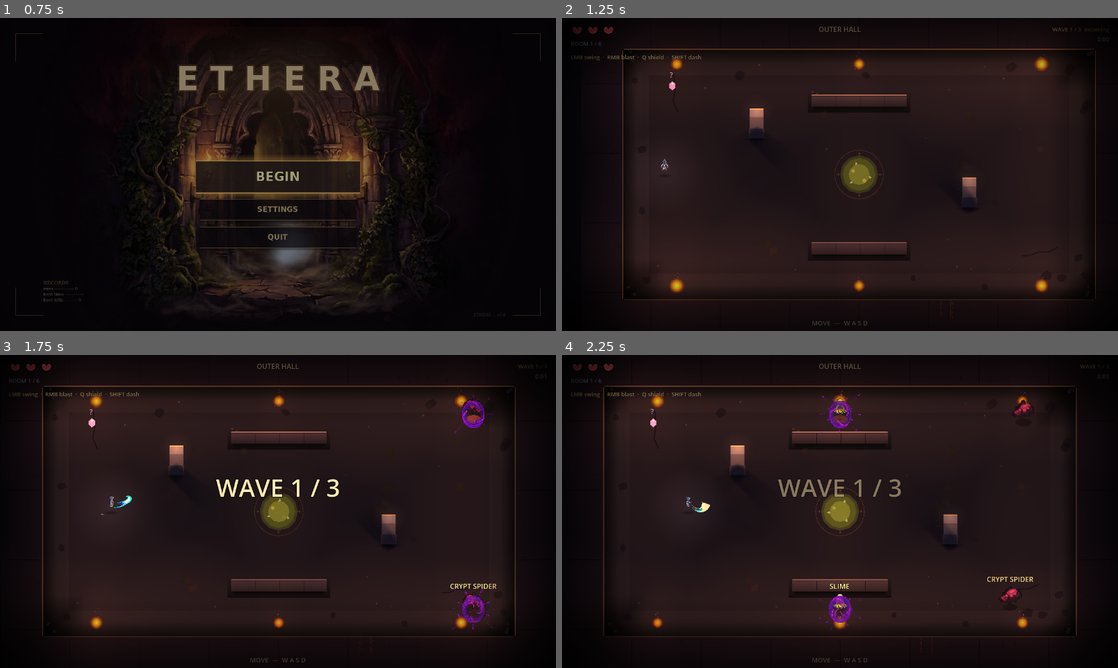
Above: before the commit, frames 1-4 (two rows, left to right).
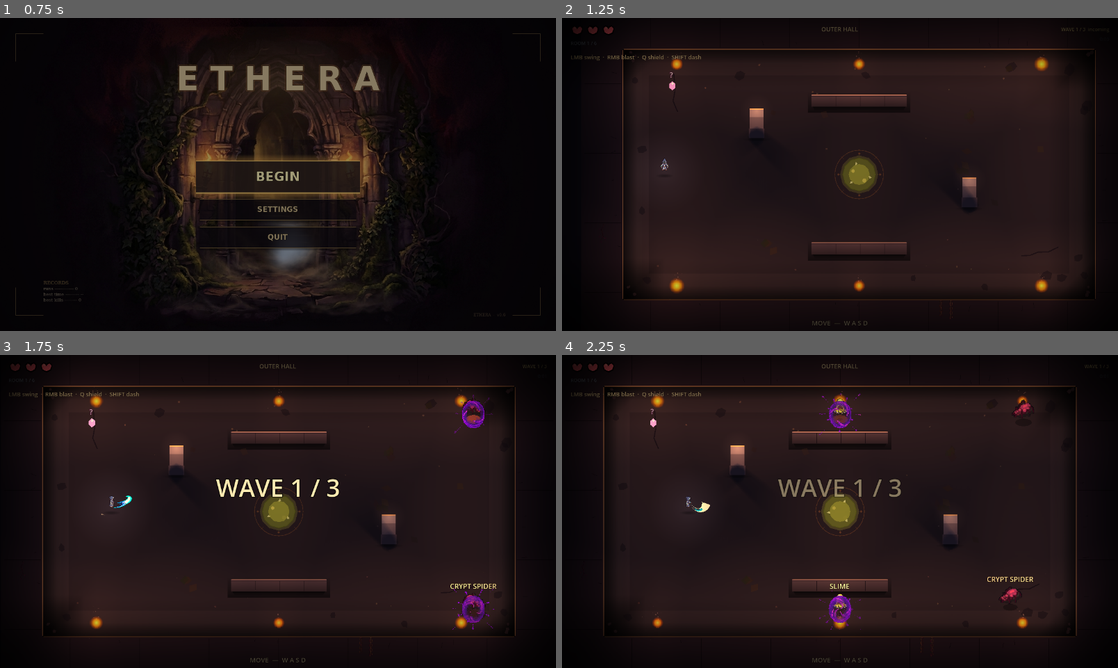
Above: after the commit, the same moments.

Repository: alitaghva1/ethera
Game: Godot game, scene res://scenes/main_menu.tscn
The game is run twice, just before and just after one commit, with the same random seed, the same clock (stepped at 60 frames per second) and the same inputs.
Inputs (mouse positions are in pixels of both pictures, inside the frame that each line leads up to):
- Up to frame 1 (0.75 s): click "BEGIN" at 0.5 s
- Up to frame 2 (1.25 s): no input
- Up to frame 3 (1.75 s): tap Enter at 1.25 s; move the mouse to (400, 495) at 1.27 s; press the mouse at (400, 495) at 1.28 s; hold D (move_right) from 1.28 s (still down)
- Up to frame 4 (2.25 s): release D (move_right) at 2 s; release the mouse at (962, 495) at 2 s; drag from (728, 527) to (617, 423) at 2.02 s

Frame 1 is identical in both runs. In frame 2, less than 0.1% of the frame differs, in the area x 2-98%, y 2-9%; in frame 3, less than 0.1%; in frame 4, less than 0.1%.

Commit message:
feat(godot iter-184 batch 3): HUD restraint — quiet the corners
Cycle 3 Batch 3. Directive priority 7: "HUD/UI restraint so gameplay
remains the focus." Four HUD labels dimmed/shrunk so they recede into
the dungeon palette instead of stamping over it.

Diagnosis: post-iter-183 the dungeon palette is cool dark stone with
warm light pools. The HUD was tuned against the OLD muddy-purple
ambient — bright cream / blue-grey labels at high alphas read as "UI
stamped over screenshot" not "gameplay info."

Changes:

1) RunTimerLabel (top-right persistent "0:01"). Was the loudest
   always-on HUD element. Hades / Dead Cells / HLD don't show run time
   during combat — it's a speedrun stat.
     font  14   → 11      (smaller stamp)
     color (0.78, 0.84, 0.92, 0.78) → (0.55, 0.55, 0.62, 0.34)
                          cool blue → stone grey, dissolves into palette
     outline 2 → 1        (less "UI stamp")
   Result: still readable if you LOOK, ignored if you don't.

2) WaveLabel (top-right transient "WAVE 1/3"). Auto-fades anyway, so
   only the font size dropped 13 → 11 for parity with timer.

3) RoomProgressLabel (top-left "ROOM 1 / 6"). Same restraint logic as
   timer.
     font 13 → 11
     alpha 0.72 → 0.50
     color (0.70, 0.78, 0.88) → (0.62, 0.66, 0.72) cool-grey
     outline 2 → 1

4) RoomLabel (center "OUTER HALL" banner — entry pulse).
     font 16 → 14
     alpha 0.75 → 0.66
   The entry-pulse tween still pops it on every room load; the rest-
   state is already faded to 0 by _animate_room_entry (so reducing
   color alpha just affects the show window, slightly).

Net effect: gameplay-area pixels gain a few percent of vertical reading
space at the top, and the eye is no longer pulled to the timer + room-
counter every time it scans the screen. The HUD becomes a glance-info
strip rather than a UI control panel.

What still might want a follow-up (Cycle 4 candidates):
  • Heart pip styling (could use a redraw to match the new dark-stone
    palette; currently bright HDR red against new ambient)
  • Relic strip icons against new ambient
  • Tutorial chip auto-shrink after first room

Co-Authored-By: Claude Opus 4.7 (1M context) <noreply@anthropic.com>

Diff:
--- a/slime-depths-godot/scenes/main.tscn
+++ b/slime-depths-godot/scenes/main.tscn
@@ -145,15 +145,18 @@
 ; appears briefly on room entry then fades; this label is always-on
 ; reference for "where am I in the run." Dim baseline color so it
 ; doesn't compete with the hearts.
+; Iter 184 batch 3 — alpha 0.72 → 0.50, font 13 → 11, outline 2 → 1.
+; Same restraint pass as the run timer — this is reference info you
+; glance at, not gameplay-critical info you need lit constantly.
 [node name="RoomProgressLabel" type="Label" parent="UI"]
 offset_left = 20.0
 offset_top = 50.0
 offset_right = 240.0
 offset_bottom = 72.0
-theme_override_font_sizes/font_size = 13
-theme_override_colors/font_color = Color(0.70, 0.78, 0.88, 0.72)
+theme_override_font_sizes/font_size = 11
+theme_override_colors/font_color = Color(0.62, 0.66, 0.72, 0.50)
 theme_override_colors/font_outline_color = Color(0.04, 0.05, 0.08, 0.85)
-theme_override_constants/outline_size = 2
+theme_override_constants/outline_size = 1
 text = "ROOM 1 / 6"
 
 ; ── Status — exists but starts BLANK + auto-hides ───────────────────
@@ -188,6 +191,10 @@
 ; main.gd._animate_room_entry tweens scale + alpha on each room load
 ; — the scale-back pulse is now the only attention-grabbing moment
 ; for this label; afterwards it sits as a quiet caption.
+; Iter 184 batch 3 — font 16 → 14, alpha 0.75 → 0.66. Still has the
+; entry pulse + fade-out cycle so it's only visible briefly; smaller
+; size keeps the "quiet caption" feel during the show without losing
+; legibility at the title moment.
 [node name="RoomLabel" type="Label" parent="UI"]
 anchors_preset = 7
 anchor_left = 0.5
@@ -199,8 +206,8 @@
 offset_right = 220.0
 offset_bottom = 38.0
 grow_horizontal = 2
-theme_override_font_sizes/font_size = 16
-theme_override_colors/font_color = Color(0.96, 0.86, 0.62, 0.75)
+theme_override_font_sizes/font_size = 14
+theme_override_colors/font_color = Color(0.96, 0.86, 0.62, 0.66)
 theme_override_colors/font_outline_color = Color(0.06, 0.04, 0.02, 0.85)
 theme_override_constants/outline_size = 1
 text = ""
@@ -240,6 +247,9 @@
 ; the natural top-right slot (where KillsLabel used to be before
 ; iter-124 hid it). Starts invisible (modulate alpha 0) so the
 ; first-frame "" doesn't trigger the fade poll into a flash.
+; Iter 184 batch 3 — font 13 → 11 (parity with run timer below), keeps
+; color/alpha unchanged since this is a transient banner that
+; auto-fades, so when it IS visible it should pop briefly.
 [node name="WaveLabel" type="Label" parent="UI"]
 anchors_preset = 1
 anchor_left = 1.0
@@ -250,7 +260,7 @@
 offset_bottom = 38.0
 grow_horizontal = 0
 modulate = Color(1, 1, 1, 0)
-theme_override_font_sizes/font_size = 13
+theme_override_font_sizes/font_size = 11
 theme_override_colors/font_color = Color(0.92, 0.80, 0.52, 0.85)
 theme_override_colors/font_outline_color = Color(0.06, 0.04, 0.02, 0.85)
 theme_override_constants/outline_size = 1
@@ -262,6 +272,17 @@
 ; Updated each frame by main.gd from RunState.run_elapsed_seconds()
 ; formatted as m:ss. Dim baseline color so it doesn't compete with
 ; combat reads, but bright enough to glance at between waves.
+; Iter 184 batch 3 — HUD restraint pass. The persistent run timer was
+; the only ALWAYS-VISIBLE non-essential HUD element (Hades / Dead Cells /
+; Hyper Light Drifter all hide run time during combat — it's a
+; speedrun / completionist stat, not gameplay info). Drastically dimmed:
+;   font_size  14   → 11   (smaller stamp)
+;   alpha      0.78 → 0.34 (barely visible at a glance)
+;   color cool-blue → stone-grey so it dissolves into the new dark
+;          ambient palette instead of contrasting with it
+;   outline    2    → 1    (less "UI stamp" feel)
+; Result: timer still ticks and is readable if you LOOK for it, but it
+; doesn't compete with combat reads.
 [node name="RunTimerLabel" type="Label" parent="UI"]
 anchors_preset = 1
 anchor_left = 1.0
@@ -271,10 +292,10 @@
 offset_right = -20.0
 offset_bottom = 60.0
 grow_horizontal = 0
-theme_override_font_sizes/font_size = 14
-theme_override_colors/font_color = Color(0.78, 0.84, 0.92, 0.78)
+theme_override_font_sizes/font_size = 11
+theme_override_colors/font_color = Color(0.55, 0.55, 0.62, 0.34)
 theme_override_colors/font_outline_color = Color(0.04, 0.05, 0.08, 0.85)
-theme_override_constants/outline_size = 2
+theme_override_constants/outline_size = 1
 text = "0:00"
 horizontal_alignment = 2
 vertical_alignment = 1
